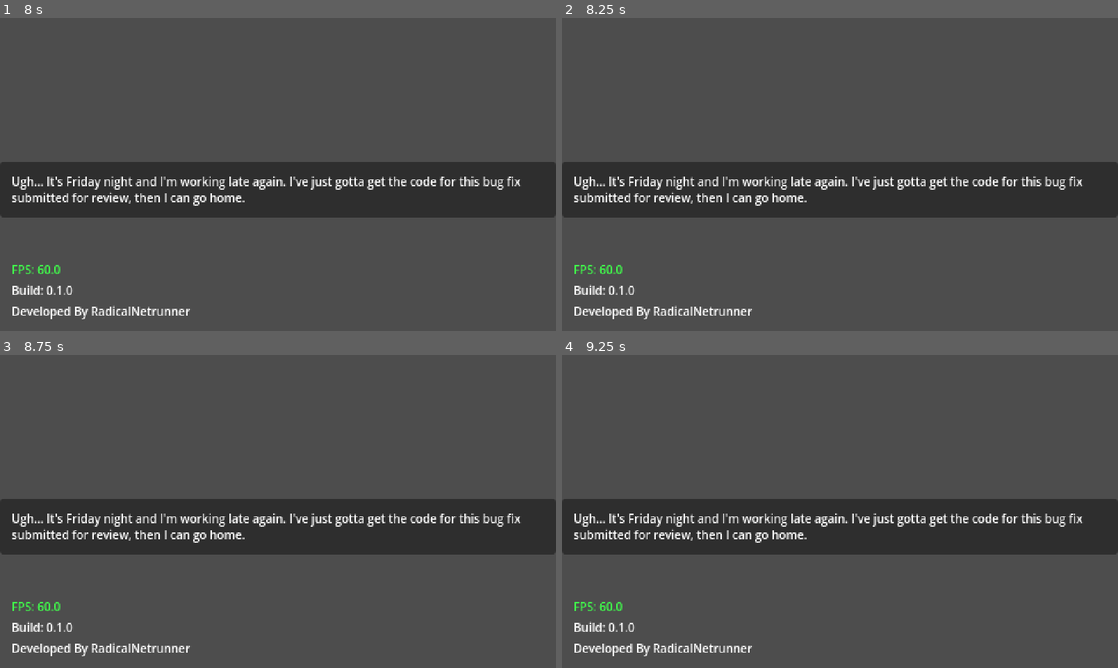
Above: before the commit, frames 1-4 (two rows, left to right).
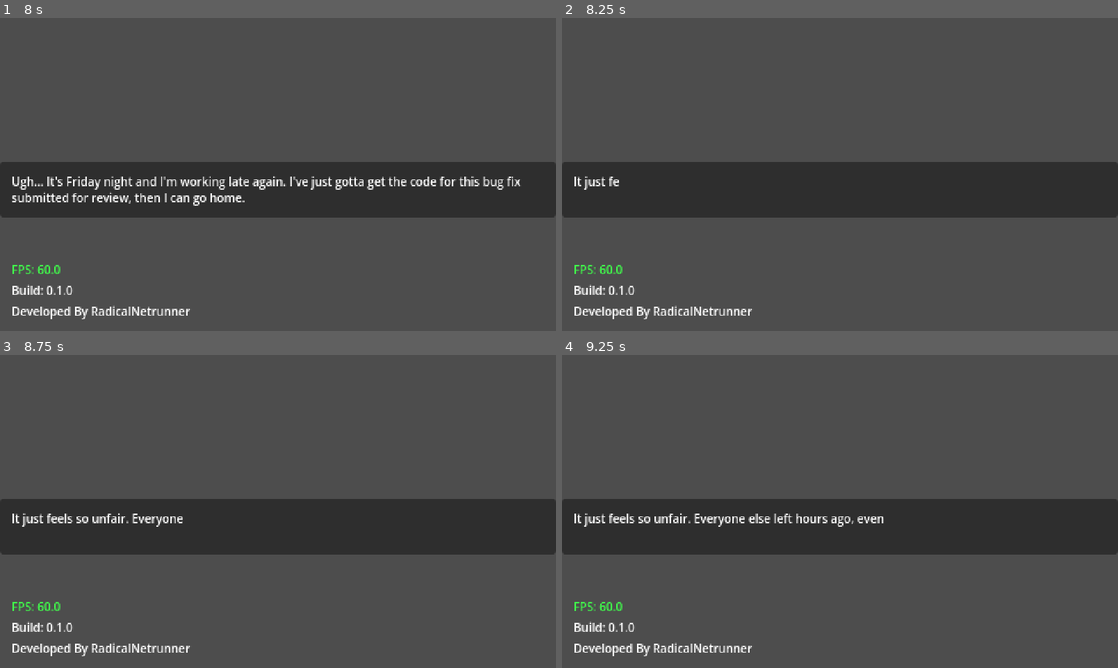
Above: after the commit, the same moments.

Repository: mcneiljv/game-off-2026
Game: Godot game, scene res://src/core/main_game/title_screen.tscn
Same seed, same stepped clock (60 frames per second), same inputs: the game is played once before the commit and once after it.
Inputs:
- Up to frame 1 (8 s): tap Enter at 1.25, 5, 6.5 s; hold Shift (left_shift) 1.28-2.03 s; hold Shift (left_shift) 3.53-5.78 s; tap Space at 4.25, 5.75, 7.25 s
- Up to frame 2 (8.25 s): hold Shift (left_shift) from 8.03 s (still down)
- Up to frame 3 (8.75 s): keep holding Shift (left_shift)
- Up to frame 4 (9.25 s): keep holding Shift (left_shift)

Frame 1 is identical in both runs. In frame 2, 2.0% of the frame differs, in the area x 2-94%, y 50-60%; in frame 3, 2.1%; in frame 4, 2.2%.

Commit message:
Update dialog to include speaker label; Don't care about alternating shift keys during dialog

Diff:
--- a/assets/data/dialog.json
+++ b/assets/data/dialog.json
@@ -79,7 +79,7 @@
   },
   {
     "type": "dialog",
-    "text": "I know, but my boss is counting on me to get this bug fixed today. Should be home in a bit."
+    "text": "You: I know, but my boss is counting on me to get this bug fixed today. Should be home in a bit."
   },
   {
     "type": "dialog",
--- a/src/core/main_game/main_game.gd
+++ b/src/core/main_game/main_game.gd
@@ -67,7 +67,7 @@
 		SceneTransition.transition_to(ENDING_SCREEN)
 		return
 	# NOTE: Valid alternation check. Nothing should go above this unless necessary.
-	if last_key_pressed == key:
+	if last_key_pressed == key and current_game_state == GameState.TYPING:
 		_current_selected_node().show_invalid_key_press()
 		invalid_key_press.emit()
 		return
